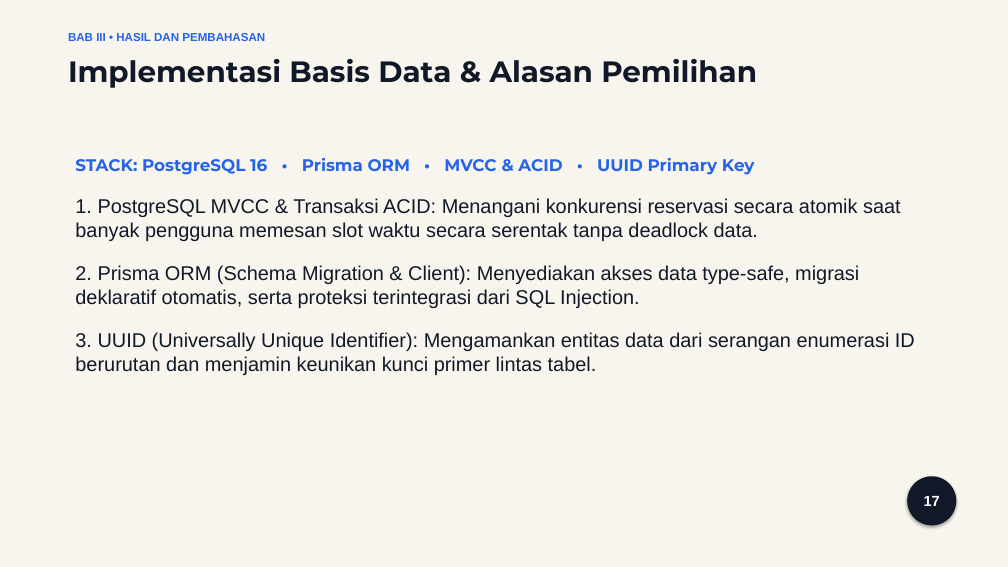
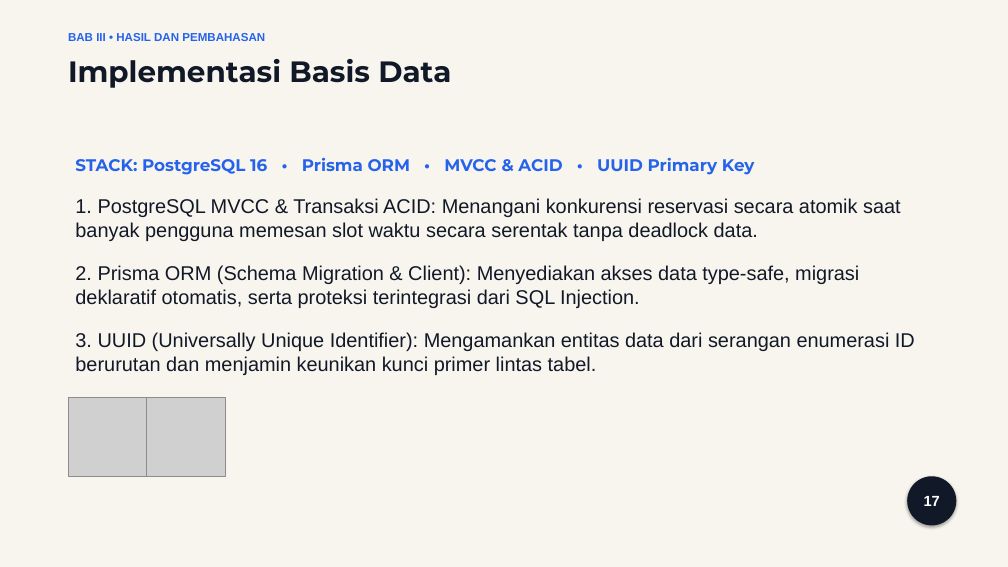
Before and after one commit to ztzrk/fieldmax, a slide deck: slide 17 of obsidian/Fieldmax/Presentasi_Seminar_Hasil_FieldMax.pptx. Drawn at 1008x567 pixels with LibreOffice and Linux fonts; fonts in the diff are those of the drawing; grey boxes stand for pictures. Boxes give left, top, right and bottom in pixels: in the first picture for what was removed or moved away, otherwise in the second. Text is boxed around its words. In the diff, an @@ line names an element or a change of style, - is before the commit and + after.

```diff
--- a/obsidian/Fieldmax/Presentasi_Seminar_Hasil_FieldMax.pptx
+++ b/obsidian/Fieldmax/Presentasi_Seminar_Hasil_FieldMax.pptx
@@ text at [68, 59, 451, 88]: text changed @@
-Implementasi Basis Data & Alasan Pemilihan
+Implementasi Basis Data
@@ picture added at [68, 398, 147, 476] @@
@@ picture added at [147, 398, 225, 476] @@
```
Also in this commit, not shown: 14 other slides changed, 1 slide removed, 27 other files.
